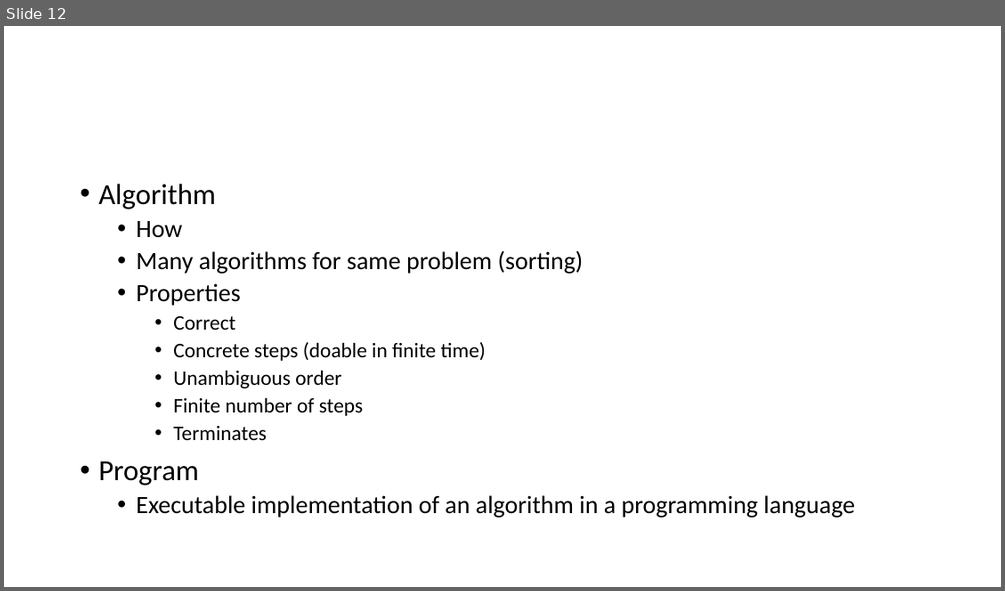
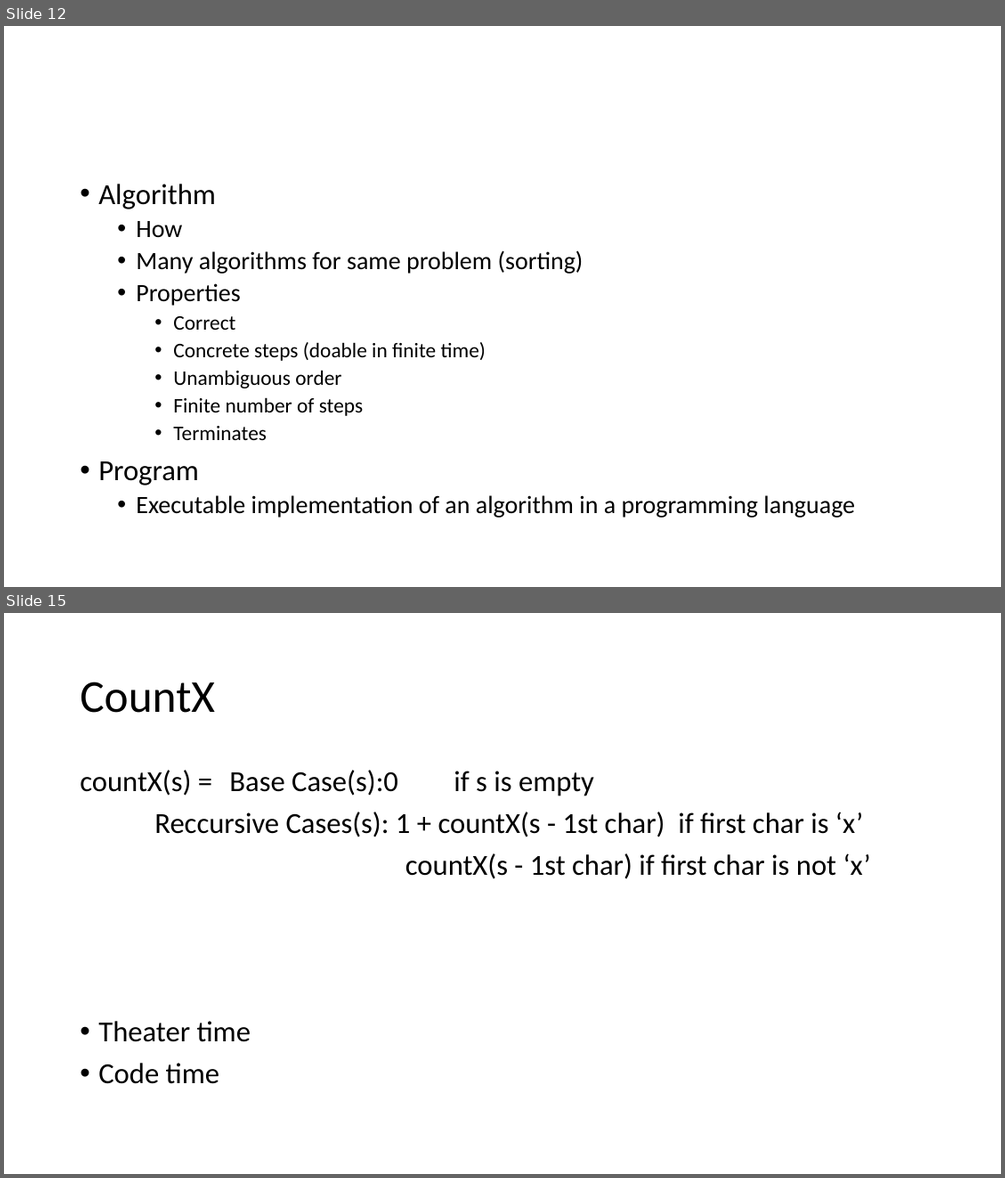
Before and after one commit to skalakm/232, a slide deck: notes.pptx. Shown one above the other, each under a label of ours: slide 12 before the commit, slides 12 and 15 after it; the slides between them are not shown. The pictures are 1005x591 and 1005x1178 pixels, drawn with LibreOffice and Linux fonts; fonts in the diff are those of the drawing. Boxes give left, top, right and bottom in pixels: in the first picture for what was removed or moved away, otherwise in the second. Text is boxed around its words. In the diff, an @@ line names an element or a change of style, - is before the commit and + after.

```diff
--- a/notes.pptx
+++ b/notes.pptx
@@ slide 15 added at (x1=4, y1=613, x2=1001, y2=1174), background #FFFFFF @@
@@ title added at (x1=80, y1=682, x2=215, y2=713), 44 pt, text #000000 @@
+CountX
@@ text added at (x1=80, y1=770, x2=871, y2=1084), 28 pt, text #000000 @@
+countX(s) = Base Case(s):0 if s is empty
+Reccursive Cases(s): 1 + countX(s - 1st char) if first char is ‘x’
+countX(s - 1st char) if first char is not ‘x’
+• Theater time
+• Code time
```
Also in this commit, not shown: 9 other slides added.
